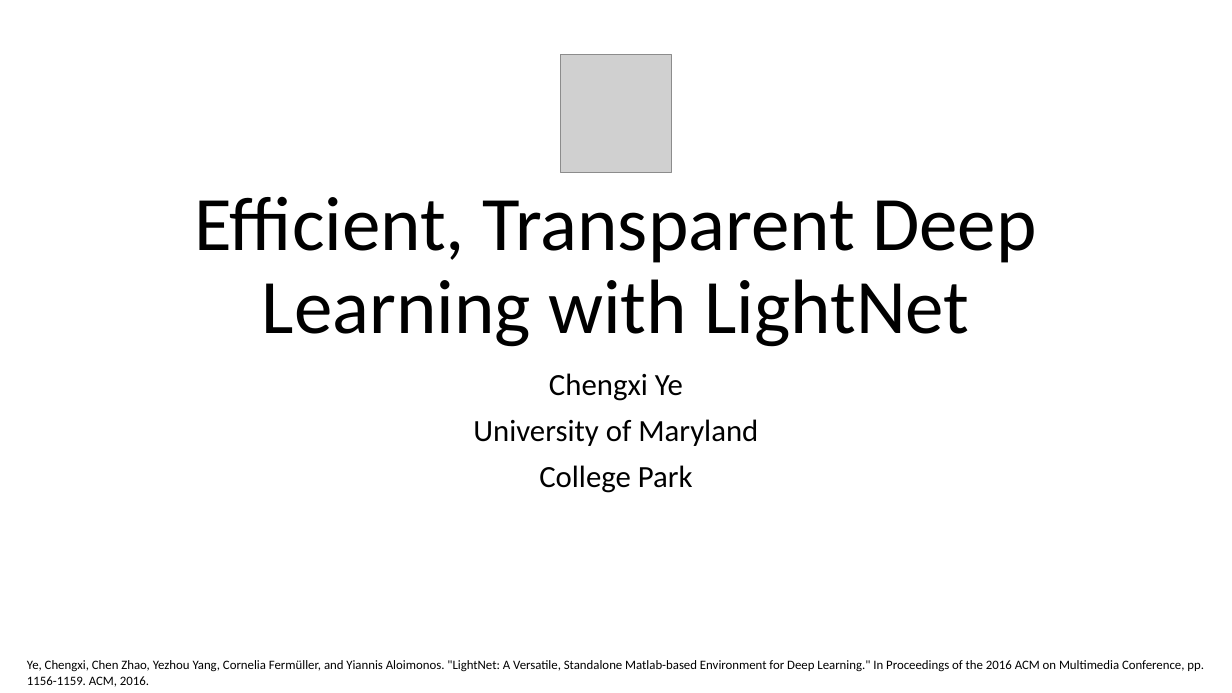
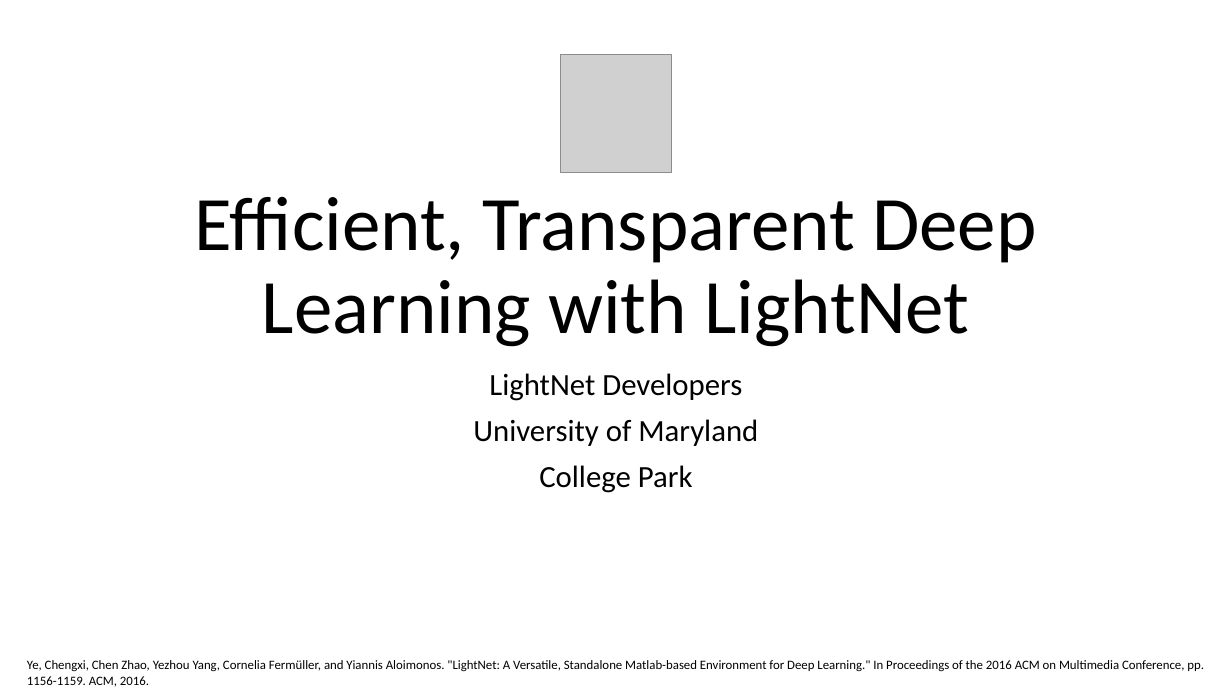
Before and after one commit to katsuyoo/LightNet, a slide deck: slide 1 of LightNet Tutorial.pptx. Drawn at 1232x693 pixels with LibreOffice and Linux fonts; fonts in the diff are those of the drawing; grey boxes stand for pictures. Boxes give left, top, right and bottom in pixels: in the first picture for what was removed or moved away, otherwise in the second. Text is boxed around its words. In the diff, an @@ line names an element or a change of style, - is before the commit and + after.

Commit message:
20170221

```diff
--- a/LightNet Tutorial.pptx
+++ b/LightNet Tutorial.pptx
@@ subtitle at bbox=[489, 373, 742, 401]: text changed @@
-Chengxi Ye
+LightNet Developers
```
